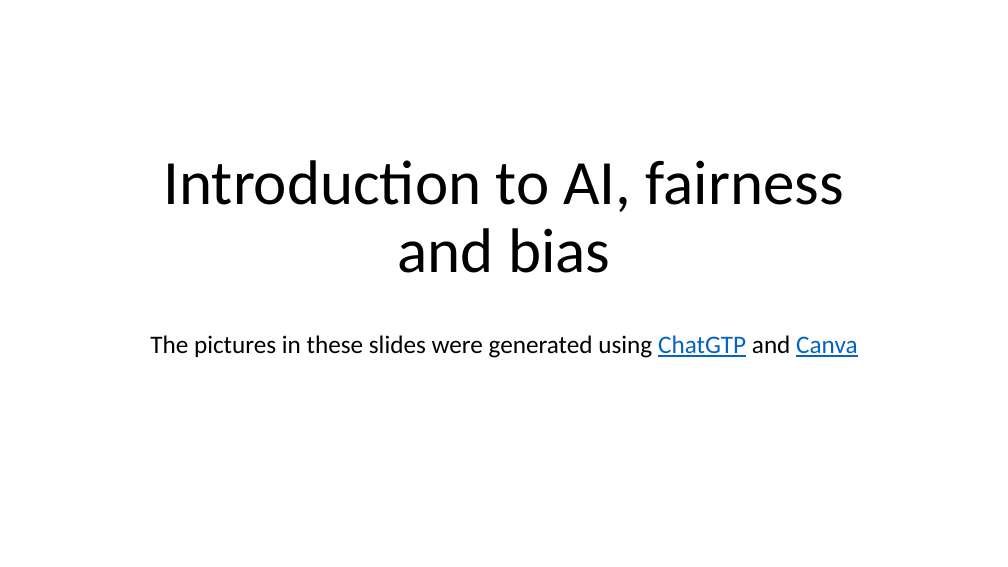
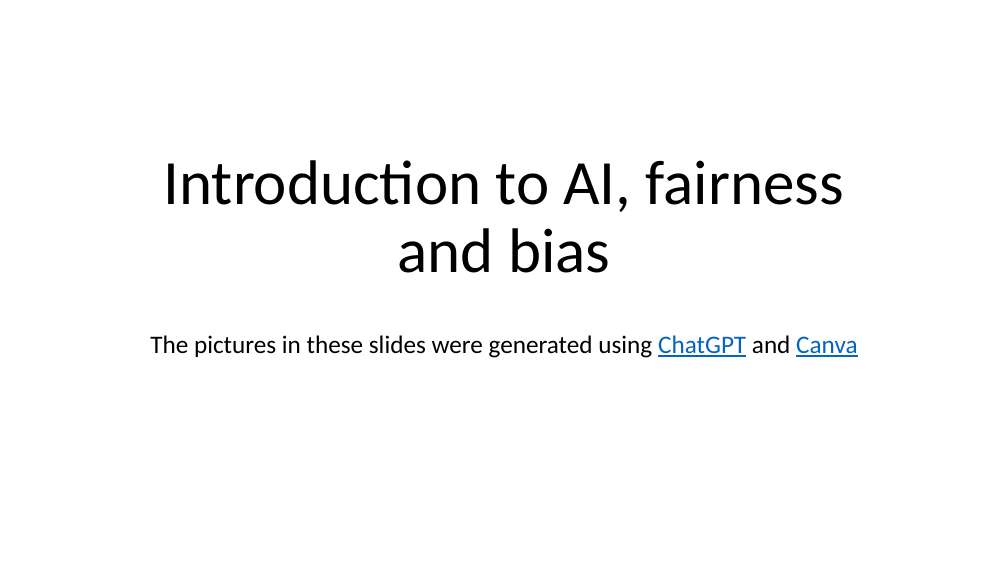
Before and after one commit to UBC-CS/cpsc330-2025W2, a slide deck: slide 1 of lectures/Giulia/23_AIcsCoreFairness.pptx. Drawn at 1008x567 pixels with LibreOffice and Linux fonts; fonts in the diff are those of the drawing. Boxes give left, top, right and bottom in pixels: in the first picture for what was removed or moved away, otherwise in the second. Text is boxed around its words. In the diff, an @@ line names an element or a change of style, - is before the commit and + after.

```diff
--- a/lectures/Giulia/23_AIcsCoreFairness.pptx
+++ b/lectures/Giulia/23_AIcsCoreFairness.pptx
@@ subtitle at <box>150,335,857,358</box>: text changed @@
-The pictures in these slides were generated using ChatGTP and Canva
+The pictures in these slides were generated using ChatGPT and Canva
```
Also in this commit, not shown: 6 other slides changed, 1 slide added, 3 other files.
